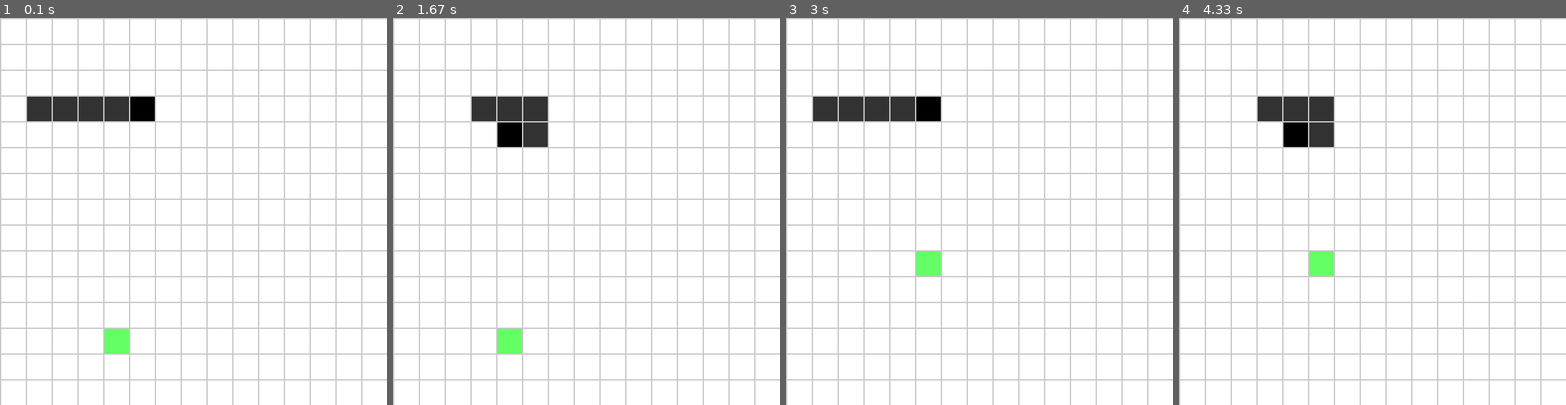
Above: before the commit, frames 1-4 (left to right).
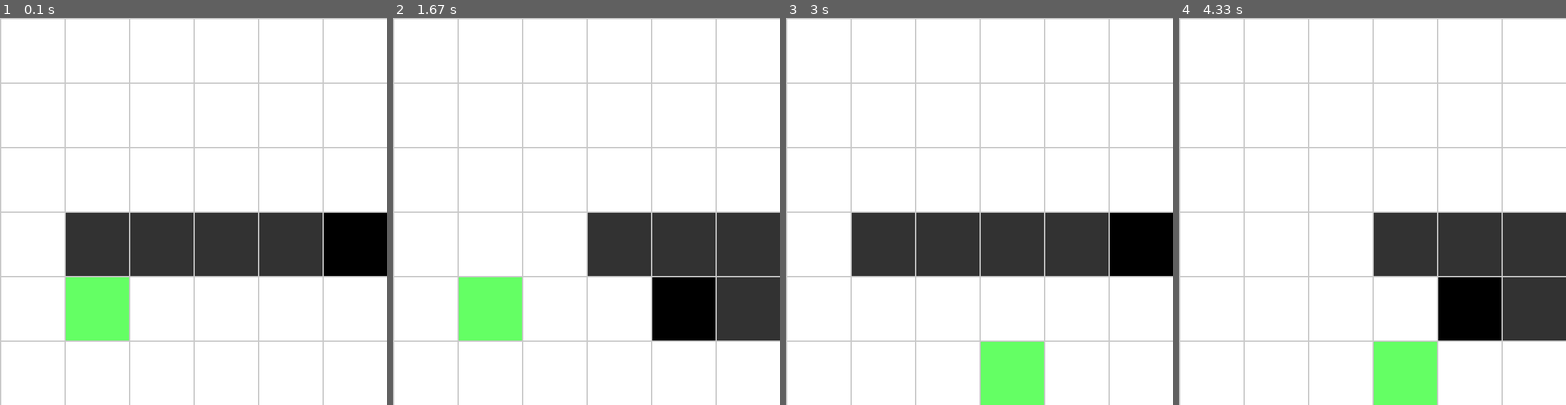
Above: after the commit, the same moments.

Repository: darioWorknet/PyGame-PathFinding-SnakeGame
Game: pygame game, started from snake_auto.py
Two runs of this game, one before a commit and one after it. Both use one fixed random seed, a clock stepped at 60 frames per second and the inputs below.
Inputs:
- Up to frame 1 (0.1 s): no input
- Up to frame 2 (1.67 s): hold Left 0.33-0.87 s; hold Down 0.9-1.37 s; hold Left from 1.4 s (still down)
- Up to frame 3 (3 s): release Left at 1.8 s; hold Up 1.83-2.2 s; tap Enter at 2.9 s
- Up to frame 4 (4.33 s): hold Down 3.23-3.6 s; hold Left 3.63-4.1 s

The runs differ from the first frame. In frame 1, 26% of the frame differs, in the area x 0-100%, y 0-100%; in frame 2, 26%; in frame 3, 26%; in frame 4, 27%.

Commit message:
Bug fixed at food creation
Food was able to be created at snake tail

Diff:
--- a/snake_auto.py
+++ b/snake_auto.py
@@ -1,5 +1,7 @@
 import pygame
 import random
+from queue import PriorityQueue
+
 
 class Block:
 
@@ -41,7 +43,7 @@
 
 WIDTH = 600
 HEIGHT = 600
-ROWS = 15
+ROWS = 6
 SIZE = WIDTH // ROWS
 
 GRID_COLOR = (200, 200, 200)
@@ -80,7 +82,40 @@
             elif event.key == pygame.K_RETURN: # ENTER
                 restart = True
 
+            elif event.key == pygame.K_SPACE: # SPACE
+                food = get_food()
+                head = snake[0]
+                find_path (blocks, head, food)
+
     return run, restart
+
+
+def get_food(blocks):
+    for row in blocks:
+        for block in row:
+            if block.kind == 'food':
+                return block
+
+
+def find_path(blocks, start, end):
+    borders = list()
+    visited = list()
+    borders.append(start)
+    solved = False
+    while not solved:
+        current = borders.pop(0)
+        if current == end:
+            solved = True
+        else:
+            visited.append(current)
+            childs = current.get_children()
+            childs = [child for child in childs if child.cost < border[0].cost]
+            for child in childs:
+                borders.append(child)
+
+
+
+
 
 def create_blocks(rows, size):
     blocks = list()
@@ -92,10 +127,12 @@
 
     return blocks
 
+
 def draw_blocks(win, blocks):
     for row in blocks:
         for brick in row:
             brick.show(win)
+
 
 def create_snake(blocks):
     snake = list()
@@ -118,13 +155,6 @@
     snake.insert(0, blocks[y][x+1])
 
 
-'''
-K_UP      up arrow       0
-K_DOWN    down arrow     1
-K_RIGHT   right arrow    2
-K_LEFT    left arrow     3
-'''
-
 def get_dir(dir):
     if dir == 0: # K_UP
         return 0, -1
@@ -155,16 +185,17 @@
             deleted_body = snake.pop()
             x, y = snake[0].get_index()
             x_index, y_index = x + x_dir, y + y_dir
-
-            if x_index < 0 or y_index < 0:
+            new_head = blocks[y_index][x_index]
+
+            if x_index < 0 or y_index < 0: # OUT OF BOUNDS
                 game_over = True
                 return
 
-            if blocks[y_index][x_index].kind == 'food':
-                create_food(blocks, snake, (x_index, y_index))
+            if new_head.kind == 'food':
                 deleted_body.convert_to('body')
                 snake.append(deleted_body)
-            blocks[y_index][x_index].convert_to('head')
+                create_food(blocks, snake, new_head)
+            new_head.convert_to('head')
             snake.insert(0, blocks[y_index][x_index])
     except: # OUT OF BOUNDS EXCEPTION
         print('EXCEPTION')
@@ -178,15 +209,21 @@
                 print ('block_x =', block.x_index, 'block_y =' , block.y_index)
 
 
-def create_food(blocks, snake, head_pos):
+def create_food(blocks, snake, head):
     solved = False
+    iteration = 0
     while not solved:
+        iteration += 1
         x_food = random.randint(0, ROWS - 1)
         y_food = random.randint(0, ROWS - 1)
         proposed_food = blocks[y_food][x_food]
-        if proposed_food.kind == 'blank' and not (x_food == head_pos[0] and y_food == head_pos[1]):
+        print(proposed_food == head)
+        if iteration > 1:
+            print('Solved in %d iterations' % iteration)
+        if proposed_food.kind == 'blank' and proposed_food != head:
             solved = True
-            blocks[y_food][x_food].convert_to('food')
+            proposed_food.convert_to('food')
+            print('food created at x: %d, y: %d' % (x_food, y_food))
 
 
 def draw_grid(win, rows, size, color):
@@ -230,6 +267,7 @@
         counter += 1
     return counter
 
+
 def restart_blocks(blocks):
     for row in blocks:
         for block in row:
@@ -241,7 +279,7 @@
     run = True
     blocks = create_blocks(ROWS, SIZE)
     snake = create_snake(blocks)
-    create_food(blocks, snake, (snake[0].x_index, snake[0].y_index))
+    create_food(blocks, snake, snake[0])
 
     while run:
 
